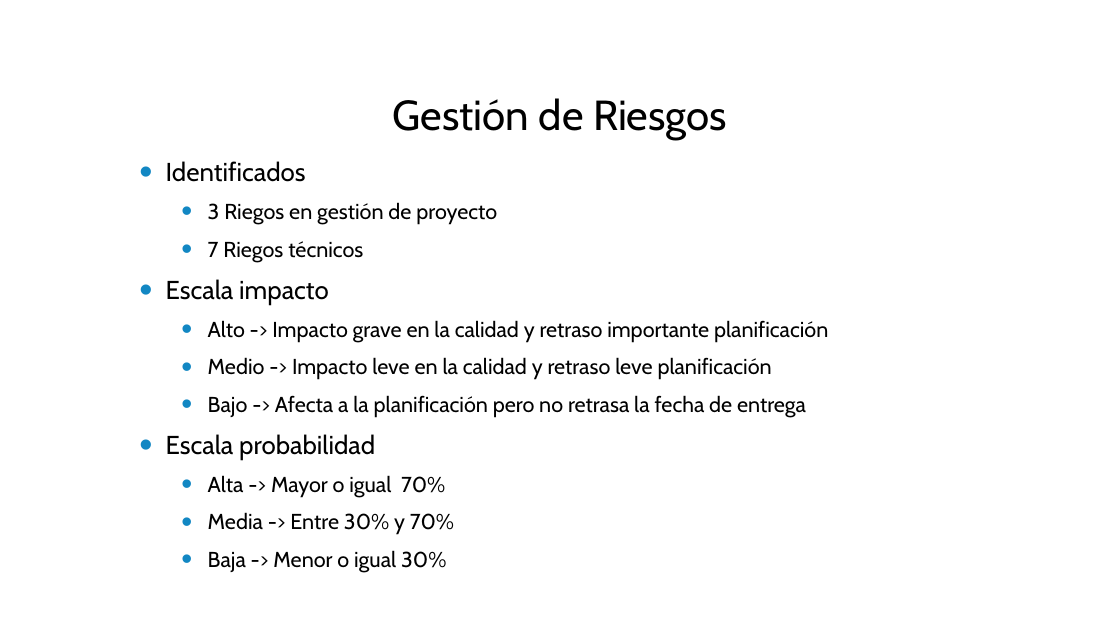
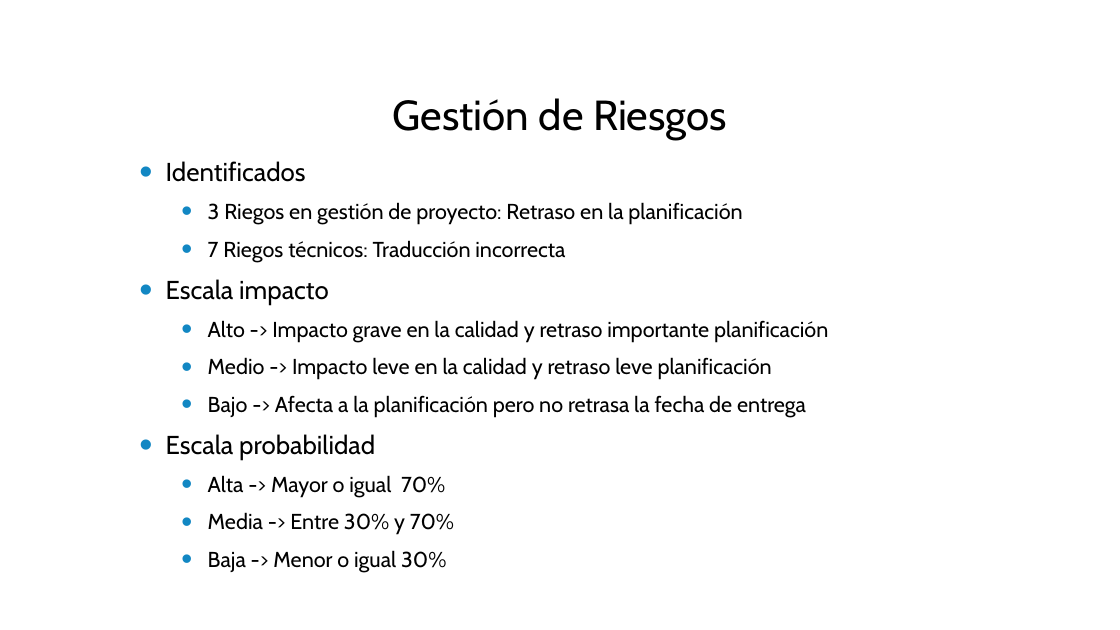
Before and after one commit to cesarpomar/Perldoop2-tfg, a slide deck: slide 9 of doc/Presentacion.pptx (slide 8 before the commit). Drawn at 1120x630 pixels with LibreOffice and Linux fonts; fonts in the diff are those of the drawing; background and template pictures are left out. Boxes give left, top, right and bottom in pixels: in the first picture for what was removed or moved away, otherwise in the second. Text is boxed around its words. In the diff, an @@ line names an element or a change of style, - is before the commit and + after.

```diff
--- a/doc/Presentacion.pptx
+++ b/doc/Presentacion.pptx
@@ text at [208, 202, 742, 262]: text changed @@
-  • 3 Riegos en gestión de proyecto
-  • 7 Riegos técnicos
+  • 3 Riegos en gestión de proyecto: Retraso en la planificación
+  • 7 Riegos técnicos: Traducción incorrecta
```
Also in this commit, not shown: 6 other slides changed, 1 slide added, 1 other file.
